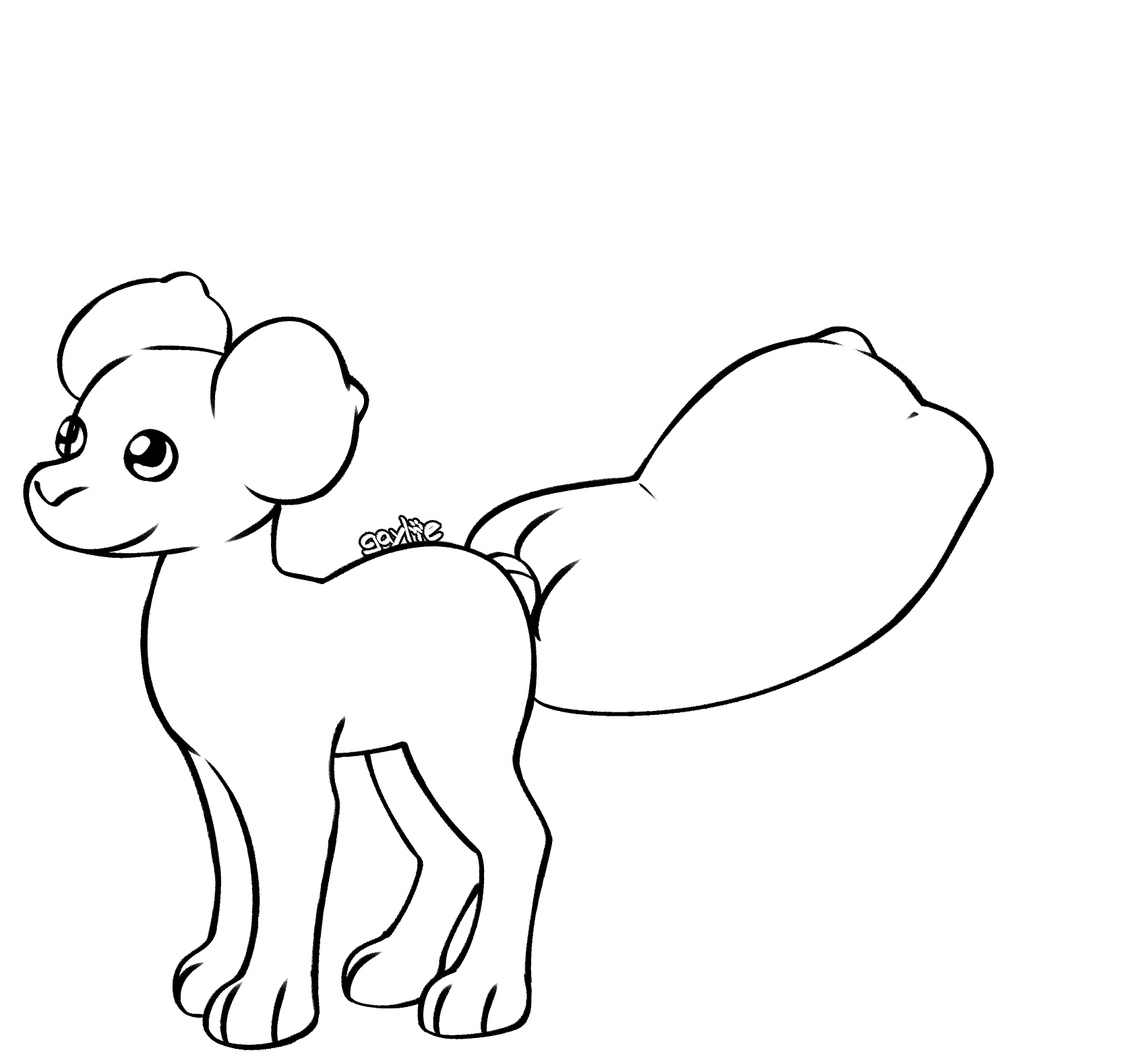
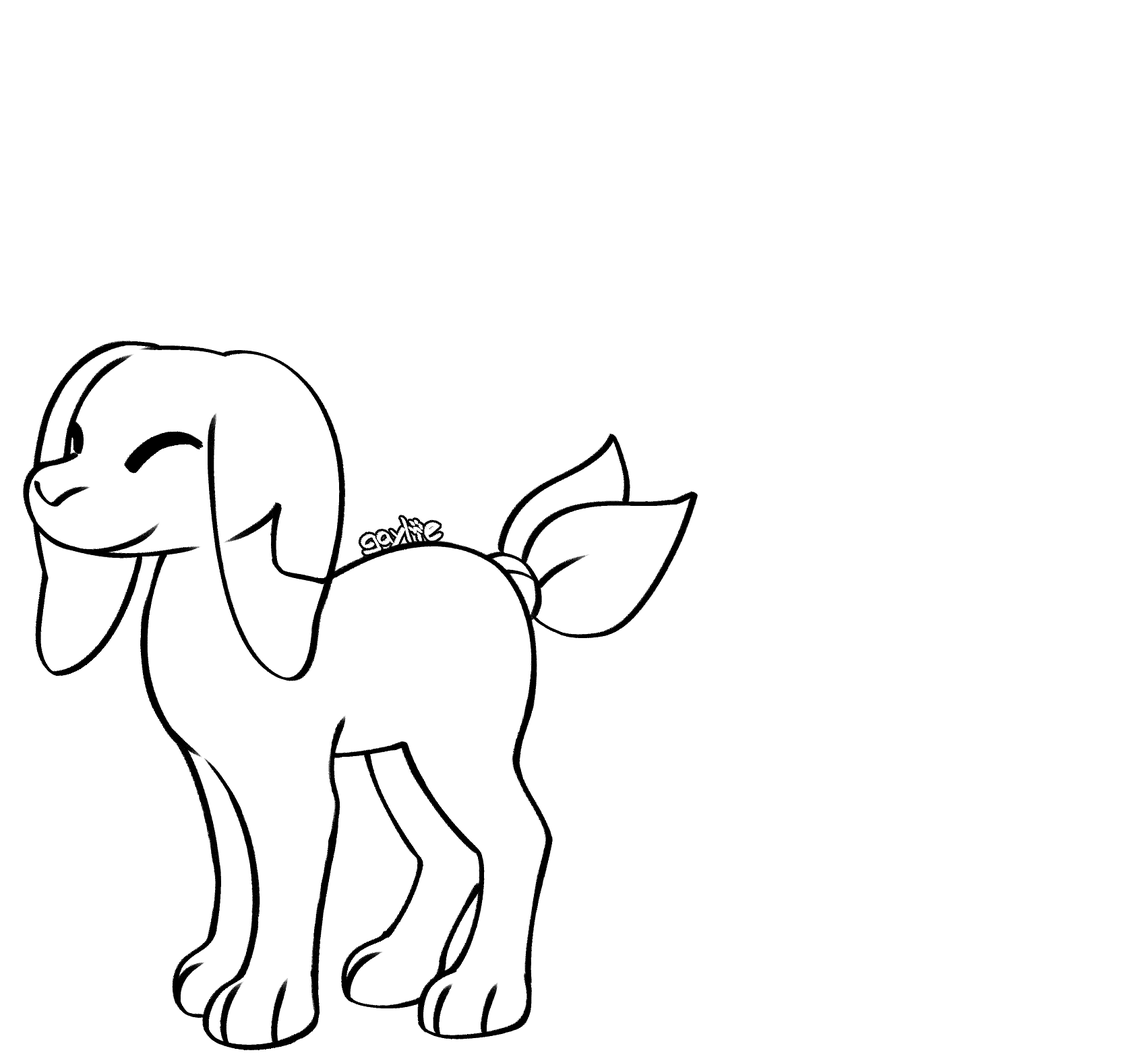
Two versions of the same layered image (1146×1061). Layer-by-layer changes:
hid "bead" over left=54, top=414, right=179, bottom=483
showed "closed" over left=66, top=420, right=204, bottom=474
added layer "long droop" in group "ears" over left=32, top=340, right=346, bottom=681
hid "bob" over left=54, top=271, right=370, bottom=505
added layer "knot" in group "tails" over left=497, top=433, right=698, bottom=638
hid "closed standard" over left=463, top=326, right=994, bottom=716
